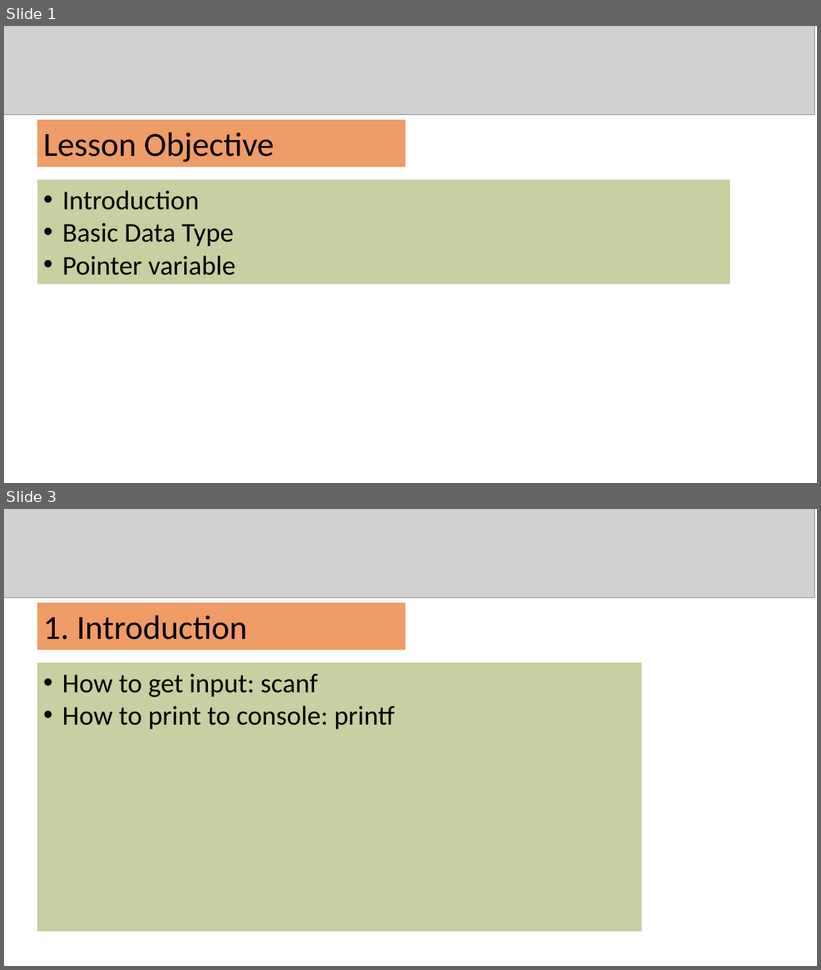
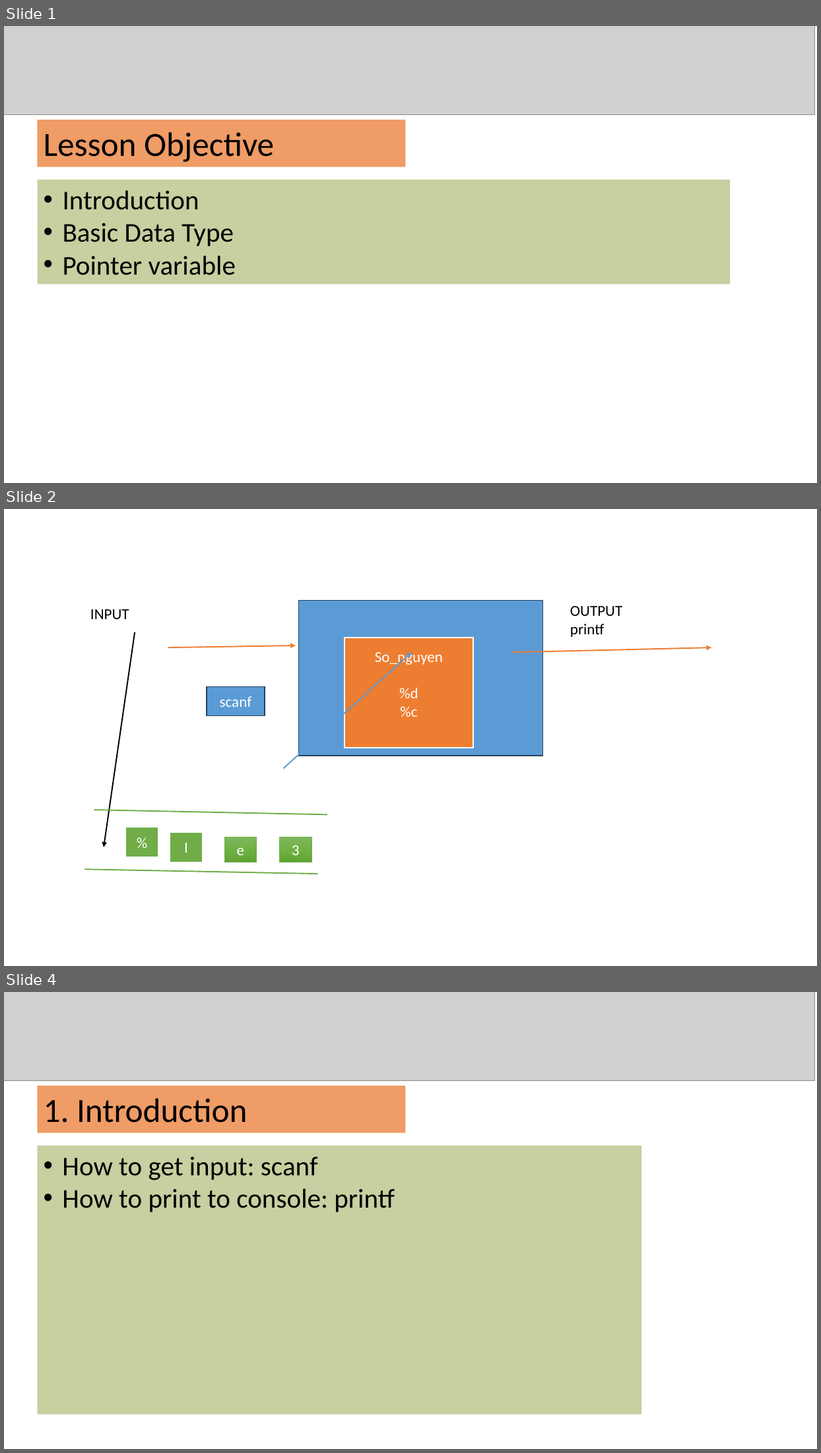
Before and after one commit to DKensin/Mentor, a slide deck: Slide/C/1.Variable.pptx. Shown one above the other, each under a label of ours: slides 1 and 3 before the commit, slides 1, 2 and 4 after it; the slides between them are not shown. The pictures are 821x970 and 821x1453 pixels, drawn with LibreOffice and Linux fonts; fonts in the diff are those of the drawing; grey boxes stand for pictures. Boxes give left, top, right and bottom in pixels: in the first picture for what was removed or moved away, otherwise in the second. Text is boxed around its words. In the diff, an @@ line names an element or a change of style, - is before the commit and + after.

```diff
--- a/Slide/C/1.Variable.pptx
+++ b/Slide/C/1.Variable.pptx
@@ slide 2 added at (4, 509, 817, 966), background #FFFFFF @@
@@ rectangle added at (299, 601, 543, 756), fill #5B9BD5, outline #28445D 1 pt, 18 pt, text #FFFFFF @@
+main
@@ text added at (570, 606, 622, 637), 18 pt, text #000000 @@
+OUTPUT
+printf
@@ text added at (90, 609, 129, 619), 18 pt, text #000000 @@
+INPUT
@@ arrow added from (135, 632) to (104, 848), #000000 1.5 pt @@
@@ arrow added from (168, 648) to (296, 646), #ED7D31 1.5 pt @@
@@ rectangle added at (345, 638, 474, 747), fill #ED7D31, outline #FFFFFF 1.5 pt, 18 pt, text #FFFFFF @@
+So_nguyen
+%d
+%c
@@ arrow added from (283, 769) to (412, 652), #5B9BD5 1.5 pt @@
@@ arrow added from (513, 652) to (712, 648), #ED7D31 1.5 pt @@
@@ rectangle added at (207, 687, 265, 716), fill #5B9BD5, outline #28445D 1 pt, 18 pt, text #FFFFFF @@
+scanf
@@ line added from (94, 811) to (327, 815), #70AD47 1.5 pt @@
@@ rectangle added at (125, 827, 159, 857), fill #70AD47, outline #FFFFFF 1.5 pt, 18 pt, text #FFFFFF @@
+%
@@ rectangle added at (169, 832, 203, 863), fill #70AD47, outline #FFFFFF 1.5 pt, 18 pt, text #FFFFFF @@
+I
@@ rectangle added at (225, 837, 257, 863), fill gradient #81B861 to #6FB242 to #62A336, outline #70AD47 0.5 pt, 18 pt, text #FFFFFF @@
+e
@@ rectangle added at (280, 837, 312, 863), fill gradient #81B861 to #6FB242 to #62A336, outline #70AD47 0.5 pt, 18 pt, text #FFFFFF @@
+3
@@ line added from (85, 869) to (318, 875), #70AD47 1.5 pt @@
@@ what was slide 3 is now slide 4 @@
```
Also in this commit, not shown: 1 slide changed, 1 other slide added, 2 other files.
